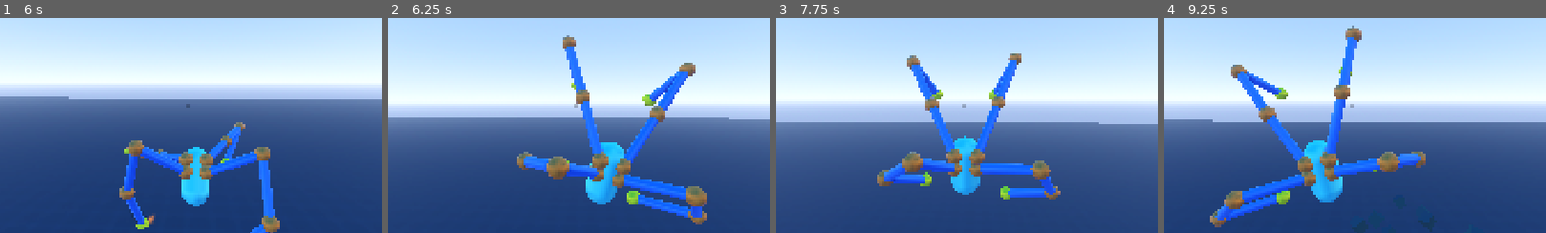
Above: before the commit, frames 1-4 (left to right).
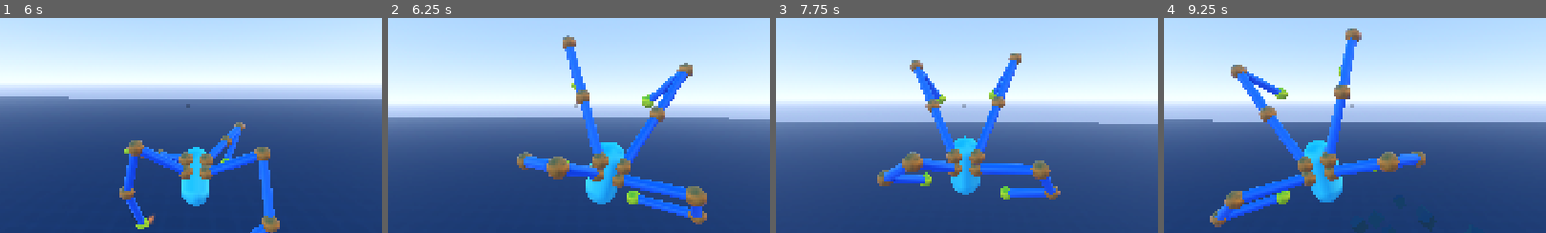
Above: after the commit, the same moments.

Repository: lliamsymonds04/doc-oc
Game: Godot game, scene res://main.tscn
The game is run twice, just before and just after one commit, with the same random seed, the same clock (stepped at 60 frames per second) and the same inputs.
Inputs (mouse positions are % of the whole screen's width and height, from its top left):
- Up to frame 1 (6 s): move the mouse to (55, 50) at 0.52 s; hold Shift (sprint) 0.53-1.28 s; hold W (forward) 0.53-5.78 s; click (55, 50) at 0.6 s; tap Space (jump) at 0.77, 1.52, 3.02, 3.77, 4.52 s; move the mouse to (45, 50) at 1.27 s; tap Shift (sprint) every 1.5 s from 1.35 to 5.85 s; click (45, 50) at 1.55 s; move the mouse to (52, 48) at 2.02 s; hold Shift (sprint) 2.03-2.78 s; click (52, 48) at 2.1 s; move the mouse to (49, 52) at 2.77 s; click (49, 52) at 3.05 s; move the mouse to (57, 51) at 3.52 s; hold Shift (sprint) 3.53-4.28 s; click (57, 51) at 3.6 s; move the mouse to (42, 49) at 4.27 s; click (42, 49) at 4.55 s; move the mouse to (51, 50) at 5.02 s; hold Shift (sprint) 5.03-5.78 s; click (51, 50) at 5.1 s; move the mouse to (46, 48) at 5.77 s; hold D (right) from 5.78 s (still down)
- Up to frame 2 (6.25 s): keep holding D (right); tap Space (jump) at 6.02 s; click (46, 48) at 6.05 s
- Up to frame 3 (7.75 s): move the mouse to (55, 50) at 6.52 s; release D (right) at 6.53 s; hold Shift (sprint) 6.53-7.28 s; hold W (forward) from 6.53 s (still down); click (55, 50) at 6.6 s; tap Space (jump) at 6.77, 7.52 s; move the mouse to (45, 50) at 7.27 s; tap Shift (sprint) at 7.35 s; click (45, 50) at 7.55 s
- Up to frame 4 (9.25 s): move the mouse to (52, 48) at 8.02 s; hold Shift (sprint) 8.03-8.78 s; click (52, 48) at 8.1 s; move the mouse to (49, 52) at 8.77 s; release W (forward) at 8.78 s; hold A (left) from 8.78 s (still down); tap Shift (sprint) at 8.85 s; tap Space (jump) at 9.02 s; click (49, 52) at 9.05 s
The pictures show only the part of the screen within x 25-75%, y 30-80%; the shares and areas given below are measured in that part.

Frame 1 is identical in both runs. In frame 2, 0.3% of the frame differs, in the area x 66-81%, y 20-61%; in frame 3, 0.6%, in the area x 34-45%, y 17-55%; in frame 4, 0.3%.

Commit message:
feat: attack debounce

Diff:
--- a/systems/player/states/grounded_state.gd
+++ b/systems/player/states/grounded_state.gd
@@ -17,6 +17,9 @@
 var is_sprinting := false
 var leg_probe_hits: Dictionary = {}
 var floor_normal := Vector3.UP
+
+const ATTACK_DEBOUNCE: float = 0.5
+const ATTACK_CAST_RANGE: float = 15.0
 
 func _init(p: PlayerController) -> void:
 	super._init(p)
@@ -328,22 +331,32 @@
 				mount.arm.start_step(step_target, params)
 
 var prev_attack_mount: ArmMount
+var last_attack_time: float = -INF
 
 func handle_attack() -> void:
-	var p := player
-	if is_sprinting:
-		return
-
-	var cam_hit := p.camera_controller.get_camera_center_hit(15.0)
+	var now := Time.get_ticks_msec() / 1000.0
+	if now - last_attack_time < ATTACK_DEBOUNCE:
+		return
+
+	var p := player
+	if is_sprinting:
+		return
+
+	var cam_hit := p.camera_controller.get_camera_center_hit(ATTACK_CAST_RANGE)
+	var attack_target: Vector3
 	if cam_hit.is_empty():
-		return
-
-	var cam_hit_pos: Vector3 = cam_hit["position"]
+		var cam_pos = p.camera_controller.cam.global_position
+		var cam_dir = p.camera_controller.get_camera_direction()
+		attack_target = cam_pos + cam_dir * ATTACK_CAST_RANGE
+	else:
+		attack_target = cam_hit["position"]
+
 	for mount in player.arm_mounts:
 		if mount == prev_attack_mount:
 			continue
 
-		mount.arm.start_punch(cam_hit_pos)
+		mount.arm.start_punch(attack_target)
 
 		prev_attack_mount = mount
-		return
+		last_attack_time = now
+		return
